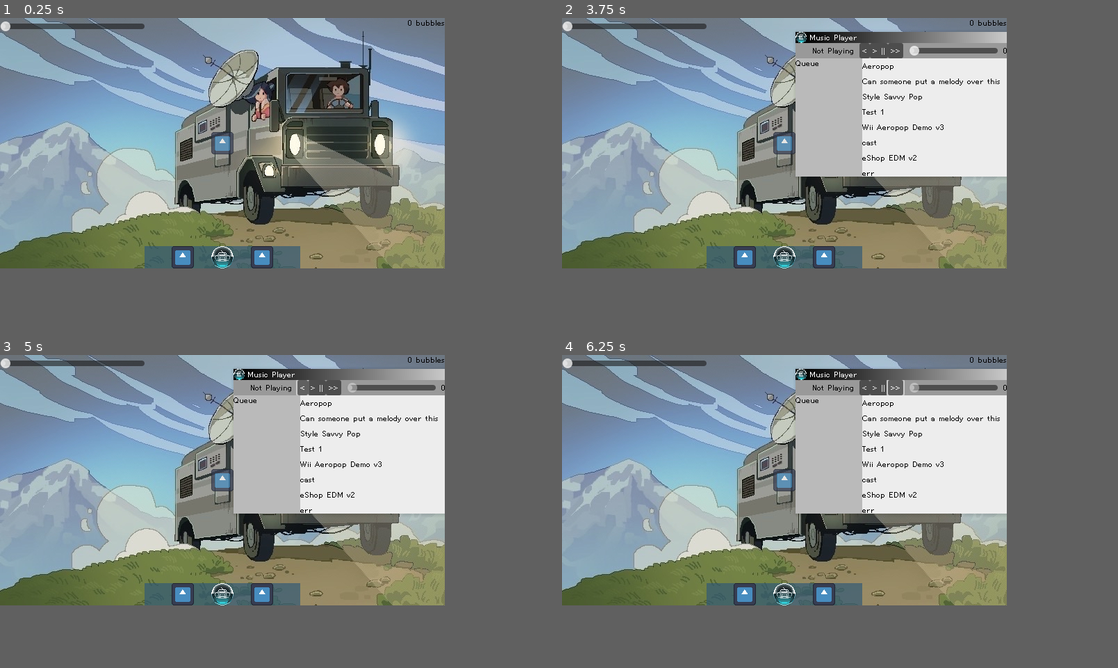
Above: before the commit, frames 1-4 (two rows, left to right).
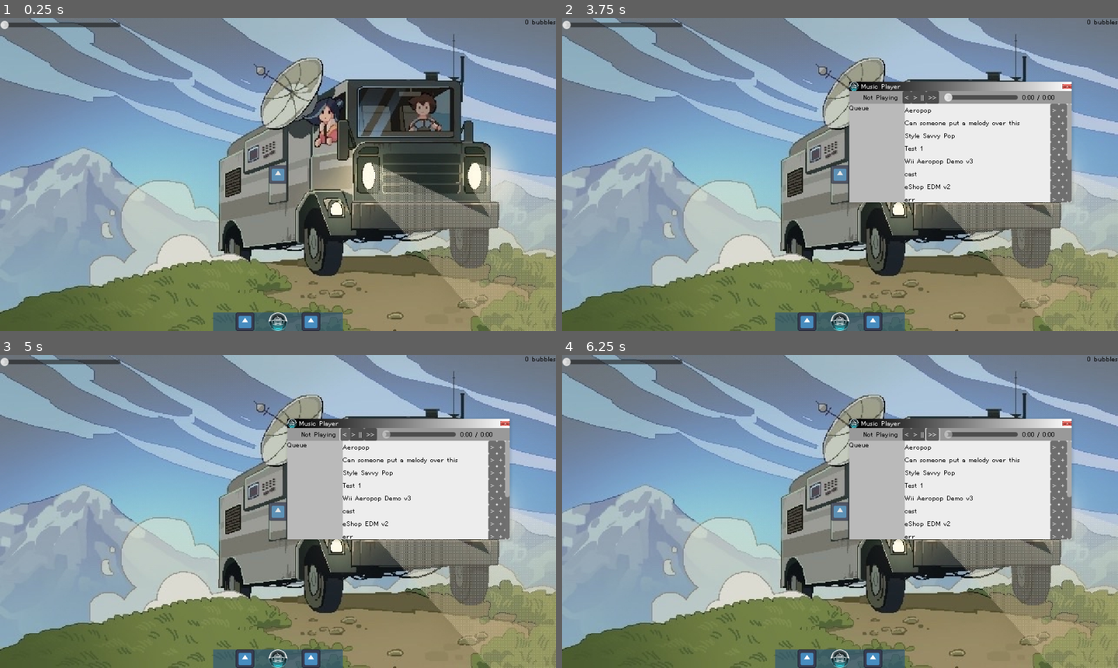
Above: after the commit, the same moments.

Repository: Kipuru/incremental-game
Game: Godot game, scene res://Scenes/Root/main_game.tscn
The game is run twice, just before and just after one commit, with the same random seed, the same clock (stepped at 60 frames per second) and the same inputs. The engine's default icon, where the game draws it, is replaced by a stand-in: a white triangle on a blue panel in a dark square.
Inputs (mouse positions are in pixels of both pictures, inside the frame that each line leads up to; where the layout moved, square brackets give the same spot in the first picture):
- Up to frame 1 (0.25 s): no input
- Up to frame 2 (3.75 s): click (756, 262) [745, 255] at 0.5 s; click (756, 262) [745, 255] at 1.25 s; click (756, 262) [745, 255] at 2 s; click (812, 262) [823, 255] at 2.75 s; click (784, 262) [784, 255] at 3.5 s
- Up to frame 3 (5 s): click "<" at 4.25 s
- Up to frame 4 (6.25 s): click "> ||" at 5 s; click ">>" at 5.75 s
In our replay, the window is 640x360 before the commit and 800x450 after it. These sizes can differ from the game's own. Grey fills any space a smaller window leaves; there, only what the larger window draws over its background counts as a difference.

The runs differ from the first frame. In frame 1, 74% of the frame differs, in the area x 0-100%, y 0-100%; in frame 2, 77%; in frame 3, 77%; in frame 4, 77%.

Commit message:
Change screen size to 540p

Diff:
--- a/Scenes/Root/main_game.tscn
+++ b/Scenes/Root/main_game.tscn
@@ -72,19 +72,19 @@
 metadata/_edit_lock_ = true
 
 [node name="Wall Top" type="CollisionShape2D" parent="Walls"]
-position = Vector2(0, -196)
+position = Vector2(0, -286)
 shape = SubResource("RectangleShape2D_d05bn")
 
 [node name="Wall Bottom" type="CollisionShape2D" parent="Walls"]
-position = Vector2(0, 196)
+position = Vector2(0, 286)
 shape = SubResource("RectangleShape2D_d05bn")
 
 [node name="Wall Left" type="CollisionShape2D" parent="Walls"]
-position = Vector2(-336, 0)
+position = Vector2(-496, 0)
 shape = SubResource("RectangleShape2D_fyndk")
 
 [node name="Wall Right" type="CollisionShape2D" parent="Walls"]
-position = Vector2(336, 0)
+position = Vector2(496, 0)
 shape = SubResource("RectangleShape2D_fyndk")
 
 [node name="Windows" type="Node2D" parent="."]
--- a/project.godot
+++ b/project.godot
@@ -23,8 +23,8 @@
 
 [display]
 
-window/size/viewport_width=640
-window/size/viewport_height=360
+window/size/viewport_width=960
+window/size/viewport_height=540
 window/size/mode=3
 window/stretch/mode="viewport"
 window/stretch/aspect="expand"
